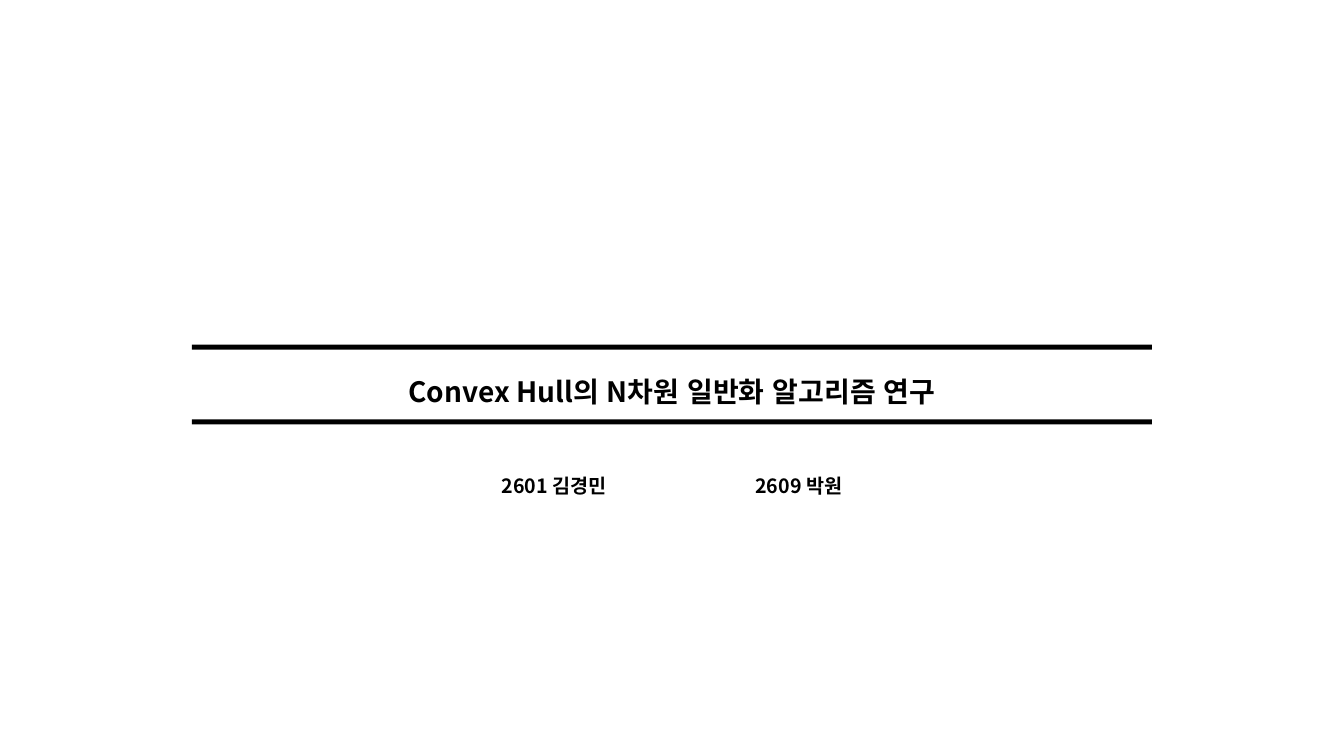
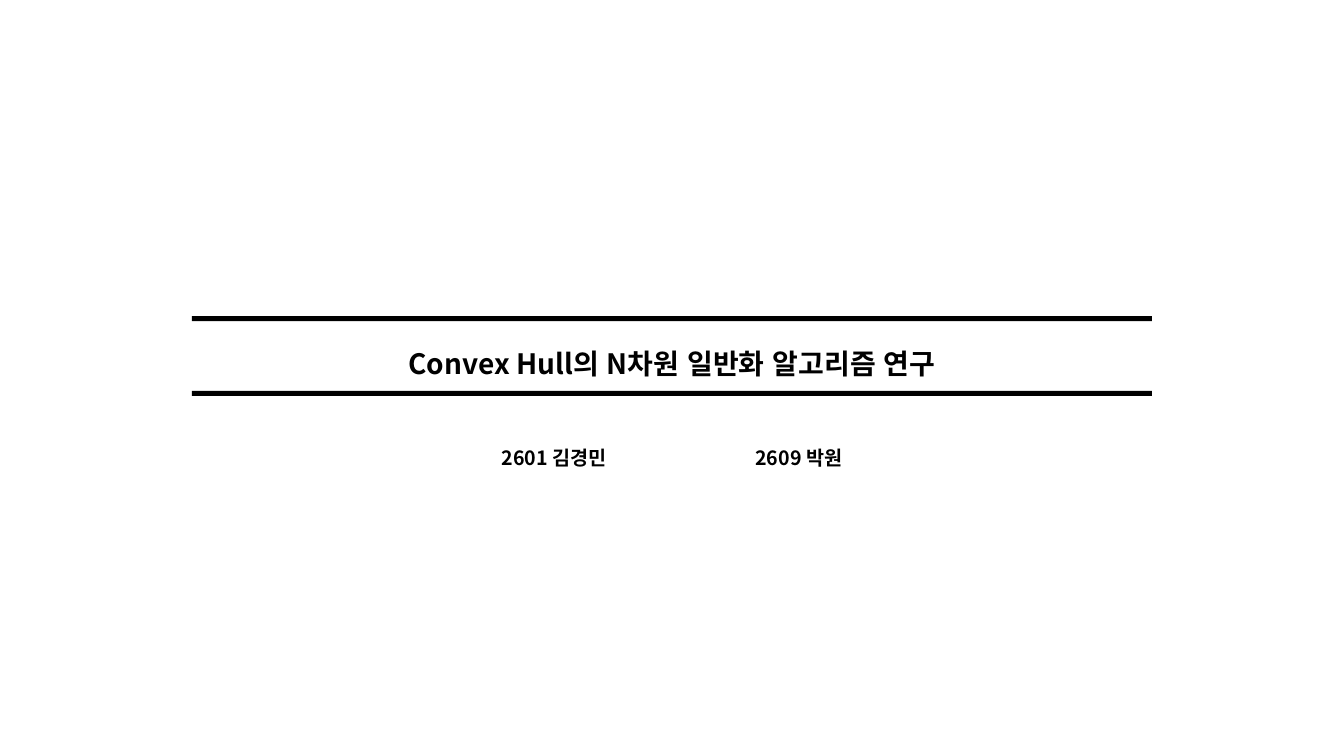
Before and after one commit to m4080m/N_CVHull, a slide deck: slide 1 of 발표.pptx. Drawn at 1344x756 pixels with LibreOffice and Linux fonts; fonts in the diff are those of the drawing. Boxes give left, top, right and bottom in pixels: in the first picture for what was removed or moved away, otherwise in the second. Text is boxed around its words. In the diff, an @@ line names an element or a change of style, - is before the commit and + after.

Commit message:
ppt fix

```diff
--- a/발표.pptx
+++ b/발표.pptx
@@ 2 texts, 2 rectangles: place and size @@
-2 texts, 2 rectangles at box(193, 345, 1152, 495)
+2 texts, 2 rectangles at box(193, 317, 1152, 467)
```
